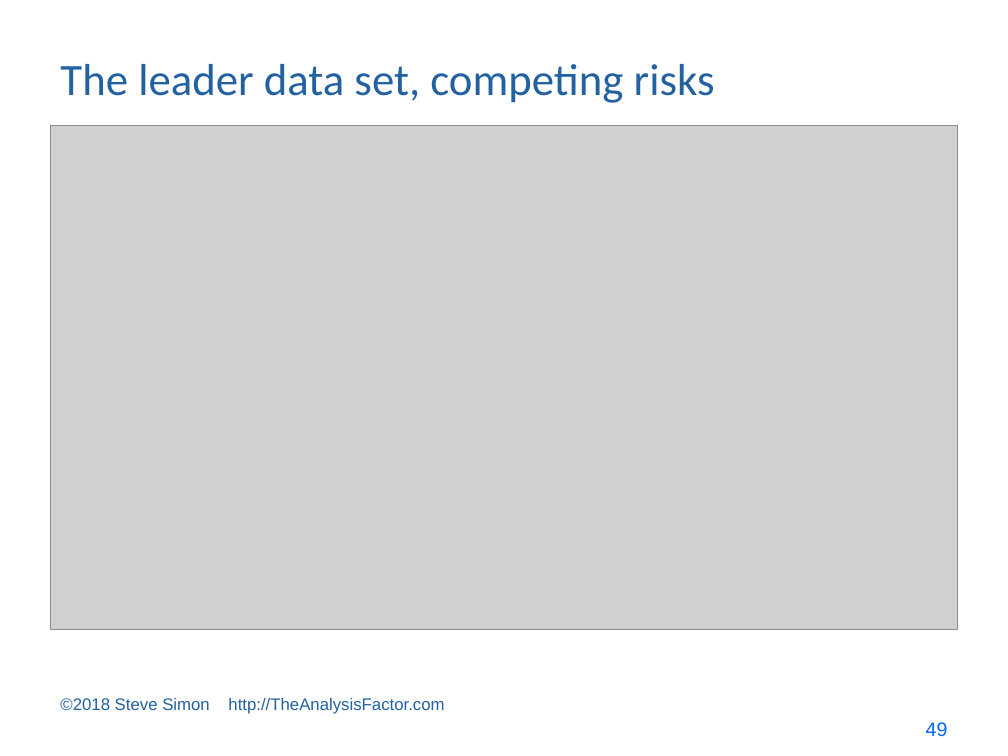
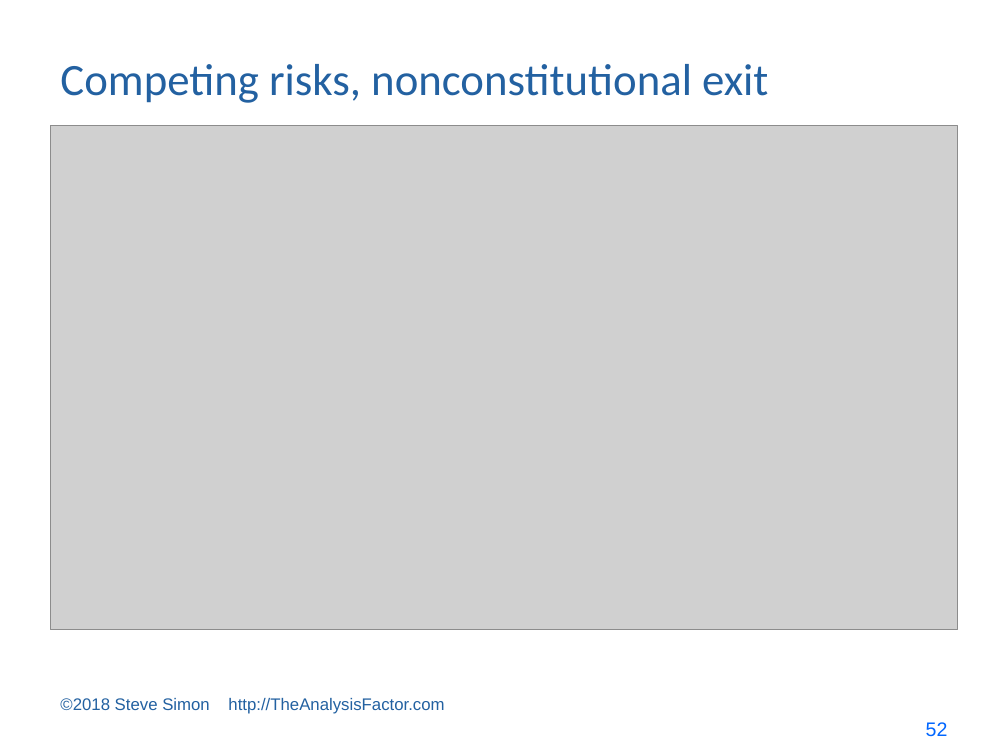
Before and after one commit to pmean/survival-models, a slide deck: slide 52 of bin/survival lecture 8.pptx (slide 49 before the commit). Drawn at 1008x756 pixels with LibreOffice and Linux fonts; fonts in the diff are those of the drawing; grey boxes stand for pictures. Boxes give left, top, right and bottom in pixels: in the first picture for what was removed or moved away, otherwise in the second. Text is boxed around its words. In the diff, an @@ line names an element or a change of style, - is before the commit and + after.

```diff
--- a/bin/survival lecture 8.pptx
+++ b/bin/survival lecture 8.pptx
@@ title at box(60, 64, 768, 103): text changed @@
-The leader data set, competing risks
+Competing risks, nonconstitutional exit
@@ page number at box(926, 722, 948, 737): text changed @@
-49
+52
```
Also in this commit, not shown: 3 other slides changed, 5 slides added, 5 other files.
